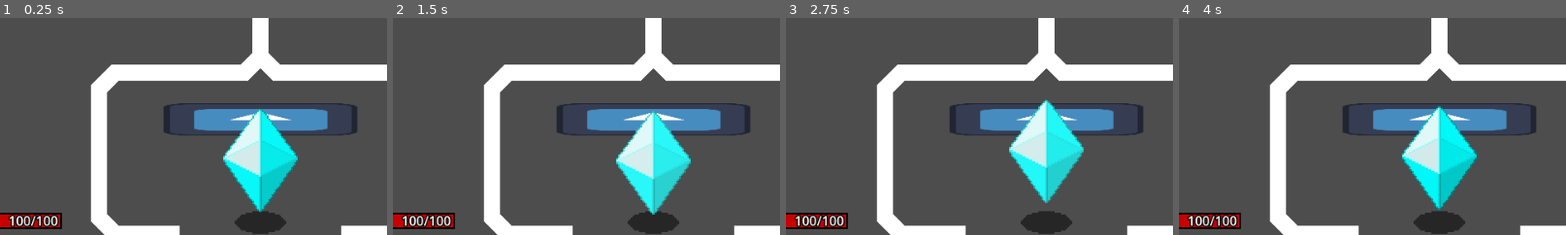
Above: before the commit, frames 1-4 (left to right).
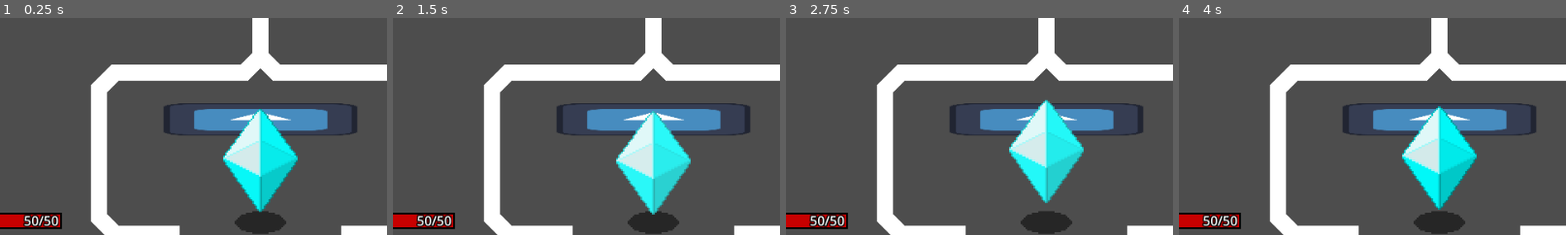
Above: after the commit, the same moments.

Repository: EthanLac13/monsters_vs_machines
Game: Godot game, scene res://scenes/MainScene.tscn
Same seed, same stepped clock (60 frames per second), same inputs: the game is played once before the commit and once after it. The engine's default icon, where the game draws it, is replaced by a stand-in: a white triangle on a blue panel in a dark square.
Inputs:
- Up to frame 1 (0.25 s): no input
- Up to frame 2 (1.5 s): hold Right (InputRight) 0.53-1.28 s; tap Q (UseMove1) at 0.6 s; hold Down (InputDown) from 1.28 s (still down); tap W (UseMove2) at 1.35 s
- Up to frame 3 (2.75 s): release Down (InputDown) at 2.03 s; hold Right (InputRight) from 2.03 s (still down); tap Q (UseMove1) at 2.1 s
- Up to frame 4 (4 s): release Right (InputRight) at 2.78 s; hold Up (InputUp) 2.78-3.53 s; tap W (UseMove2) at 2.85 s; hold Left (InputLeft) from 3.53 s (still down); tap Q (UseMove1) at 3.6 s
The pictures show only the part of the screen within x 16-66%, y 43-93%; the shares and areas given below are measured in that part.

The runs differ from the first frame. In frame 1, 0.6% of the frame differs, in the area x 2-16%, y 90-97%; in frame 2, 0.6%; in frame 3, 0.6%; in frame 4, 0.6%.

Commit message:
Fixed player HP display

Diff:
--- a/scenes/player_input_controller.gd
+++ b/scenes/player_input_controller.gd
@@ -68,6 +68,7 @@
 
 	# Set player's default stats
 	stats.hp = player_stat_data.base_stats.hp
+	stats.max_hp = player_stat_data.base_stats.hp
 	stats.base_stats.attack = player_stat_data.base_stats.attack
 	stats.base_stats.defense = player_stat_data.base_stats.defense
 	stats.base_stats.magic_attack = player_stat_data.base_stats.magic_attack
@@ -79,6 +80,7 @@
 	stats.max_level_stats = player_stat_data.max_level_stats.duplicate(true)
 
 	controlled_object.stats_data.recalculate_stats()
+	hud.update_health_bar(controlled_object.stats_data.hp, controlled_object.stats_data.max_hp)
 
 func add_money(money_added: int):
 	player_money += money_added
